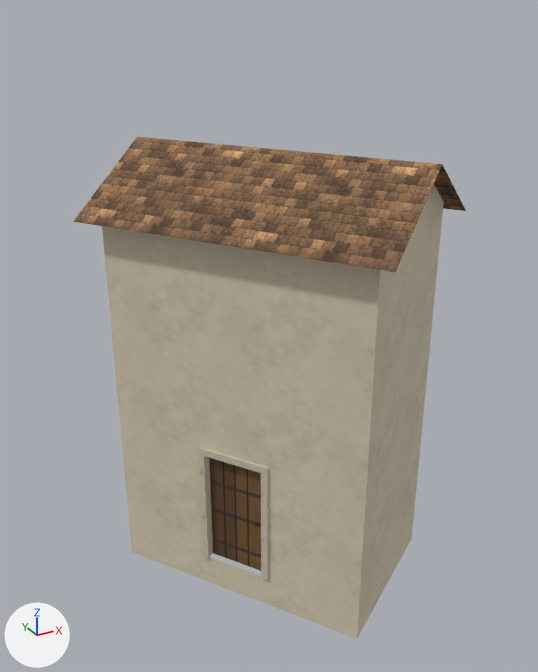
One commit to the glTF model world/bridgehollow__dyers_walk_local/export/models/buildings/bld_house_066.glb: the scene before it, then after it.
Camera for both pictures: a 50 mm lens placed at (-5.68, -10.13, 9.51), pointed at (-0.11, -0.01, 4.45). The lights are fixed; the arrows at lower left show +X, +Y and +Z. The picture after the commit comes second. Vertices at exactly the same position are counted once.

Names of what the first picture shows: 'bld_house_066', 'bld_house_066_door1', 'bld_house_066_roof', 'bld_house_066_shell_f1'.
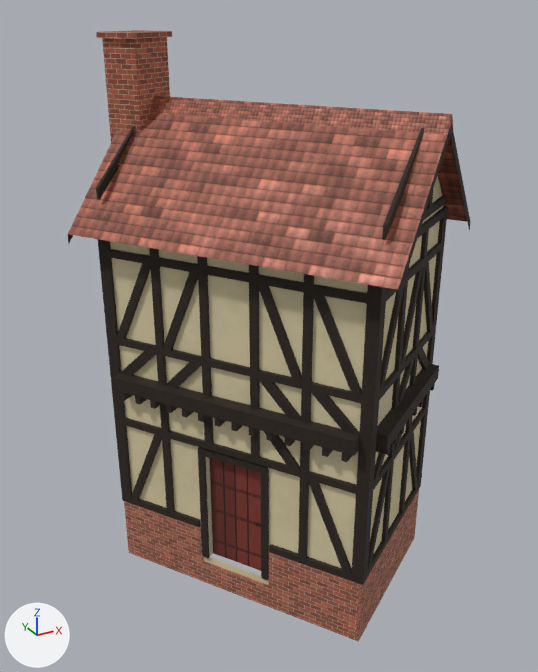
What differs and where, as boxes (x1, y1, x2, y2) in the pictures (538 x 672 px):
'bld_house_066_roof', reshaped
    before: (73, 137, 466, 272)
    after: (68, 30, 470, 301)
'bld_house_066_shell_f1', reshaped
    before: (102, 202, 444, 451)
    after: (98, 206, 448, 456)
'bld_house_066', reshaped
    before: (116, 374, 427, 639)
    after: (111, 383, 435, 642)
part 1 of me_bld_house_066, added
    after: (111, 383, 435, 642)
part 2 of me_bld_house_066, recoloured
    before: (132, 374, 427, 639)
    after: (156, 407, 422, 585)
part 3 of me_bld_house_066, recoloured (grey to black)
    both: (198, 447, 269, 580)
part 4 of me_bld_house_066_shell_f1, added
    after: (98, 206, 448, 456)
part 5 of me_bld_house_066_shell_f1, recoloured
    before: (102, 202, 444, 451)
    after: (110, 206, 443, 432)

Edits to the bpy script that builds the scene:
```text
Add mat_mat_s_beam_2a2018:
    mat_mat_s_beam_2a2018 = bpy.data.materials.new('mat_s_beam_2a2018')
    # uses the picture img_mat_s_beam_2a2018
    # uses the picture img_mat_s_beam_2a2018_n
Add mat_mat_s_tint_red_tile_8e4a34:
    mat_mat_s_tint_red_tile_8e4a34 = bpy.data.materials.new('mat_s_tint_red_tile_8e4a34')
    # uses the picture img_mat_s_tint_red_tile_8e4a34
    # uses the picture img_mat_s_tint_red_tile_8e4a34_mr
    # uses the picture img_mat_s_tint_red_tile_8e4a34_n
Add mat_mat_s_brick_a0523a:
    mat_mat_s_brick_a0523a = bpy.data.materials.new('mat_s_brick_a0523a')
    # uses the picture img_mat_s_brick_a0523a
    # uses the picture img_mat_s_brick_a0523a_n
Add mat_mat_s_plaster_e0d2aa:
    mat_mat_s_plaster_e0d2aa = bpy.data.materials.new('mat_s_plaster_e0d2aa')
    # uses the picture img_mat_s_plaster_e0d2aa
    # uses the picture img_mat_s_plaster_e0d2aa_n
Add mat_mat_s_brick_a35a45:
    mat_mat_s_brick_a35a45 = bpy.data.materials.new('mat_s_brick_a35a45')
    # uses the picture img_mat_s_brick_a35a45
    # uses the picture img_mat_s_brick_a35a45_n
Change me_bld_house_066:
    remove me_bld_house_066.from_pydata(...)  # 66 vertices, 74 faces; spans x -2.47..2.47, y -2.71..2.71, z 0.0..3.63
    add me_bld_house_066.from_pydata(...)  # 850 vertices, 974 faces; spans x -2.58..2.58, y -2.83..2.83, z 0.0..3.63
    me_bld_house_066 part 1: 784 vertices added at x -2.58..2.58, y -2.83..2.83, z 0.0..3.63
    me_bld_house_066 part 2: 11 faces spanning x -2.47..2.47, y -2.71..2.71, z 0.0..3.63 switch from mat_mat_plaster to mat_mat_s_plaster_e0d2aa
    me_bld_house_066 part 3: 21 faces spanning x -1.6..-0.84, y -1.36..-0.25, z 0.58..2.83 switch from mat_mat_trim to mat_mat_s_beam_2a2018
    add me_bld_house_066.materials.append(mat_mat_s_brick_a35a45)
Change me_bld_house_066_shell_f1:
    remove me_bld_house_066_shell_f1.from_pydata(...)  # 36 vertices, 44 faces; spans x -2.47..2.47, y -2.71..2.71, z 3.63..6.68
    add me_bld_house_066_shell_f1.from_pydata(...)  # 617 vertices, 642 faces; spans x -2.58..2.58, y -2.83..2.83, z 3.63..6.68
    me_bld_house_066_shell_f1 part 4: 581 vertices added at x -2.58..2.58, y -2.83..2.83, z 3.63..6.68
    me_bld_house_066_shell_f1 part 5: 26 faces spanning x -2.47..2.47, y -2.71..2.71, z 3.63..6.68 switch from mat_mat_plaster to mat_mat_s_plaster_e0d2aa
    add me_bld_house_066_shell_f1.materials.append(mat_mat_s_beam_2a2018)
Change me_bld_house_066_roof:
    remove me_bld_house_066_roof.from_pydata(...)  # 60 vertices, 60 faces; spans x -2.89..2.89, y -3.14..3.14, z 6.31..7.54
    add me_bld_house_066_roof.from_pydata(...)  # 158 vertices, 184 faces; spans x -2.99..2.99, y -3.24..3.24, z 0.0..9.18
    me_bld_house_066_roof part 6: 1 vertex moved from x -2.89, y 1.21, z 6.49 to x -2.99, y 1.24, z 6.3; 7 vertices removed from x -1.43..2.89, y -3.14..3.14, z 6.49..7.54; 105 vertices added at x -2.99..2.99, y -3.24..3.24, z 0.0..9.18
    remove me_bld_house_066_roof.materials.append(mat_mat_plaster)
    remove me_bld_house_066_roof.materials.append(mat_mat_shingle)
    add me_bld_house_066_roof.materials.append(mat_mat_s_beam_2a2018)
    add me_bld_house_066_roof.materials.append(mat_mat_s_brick_a0523a)
    add me_bld_house_066_roof.materials.append(mat_mat_s_plaster_e0d2aa)
    add me_bld_house_066_roof.materials.append(mat_mat_s_tint_red_tile_8e4a34)
```
